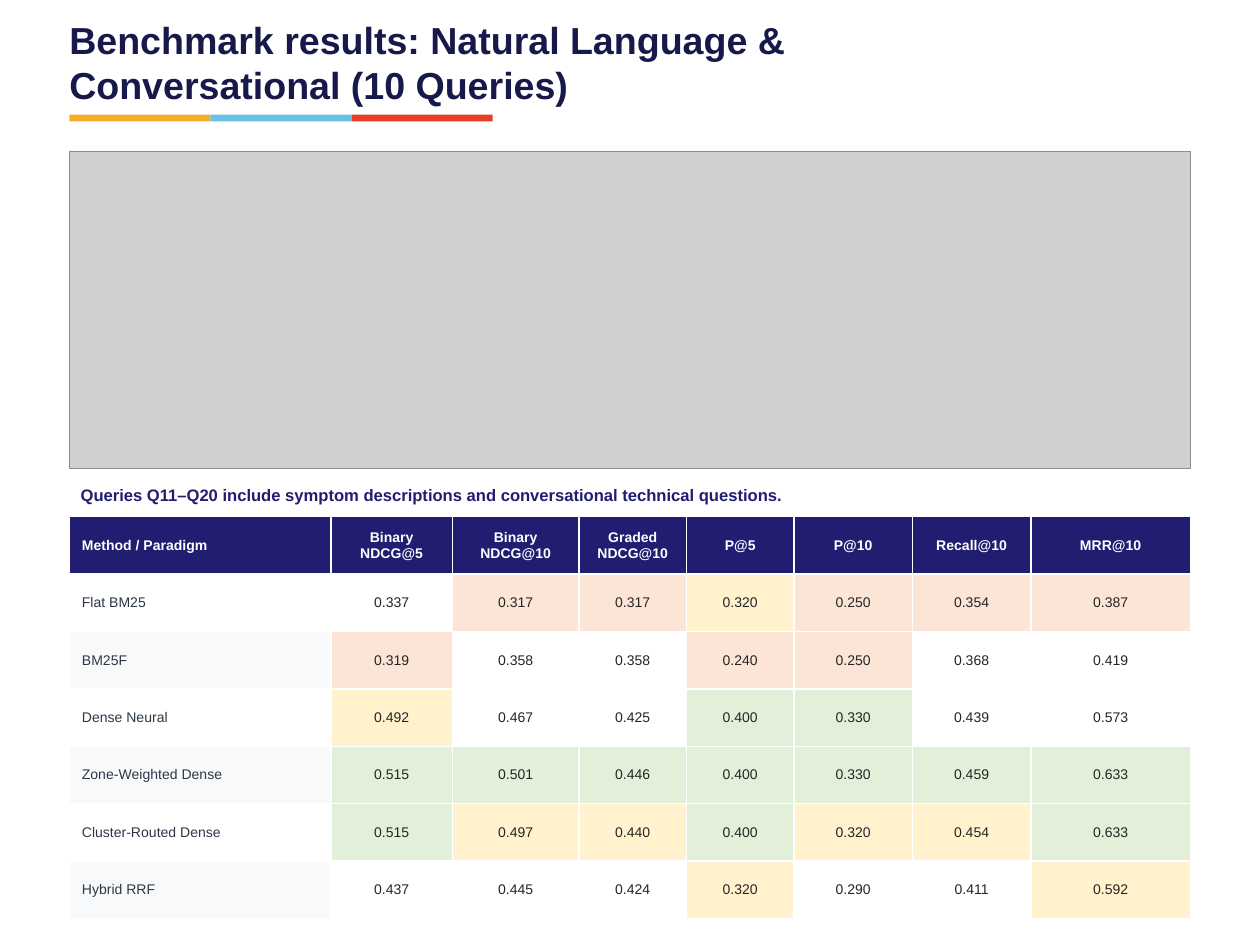
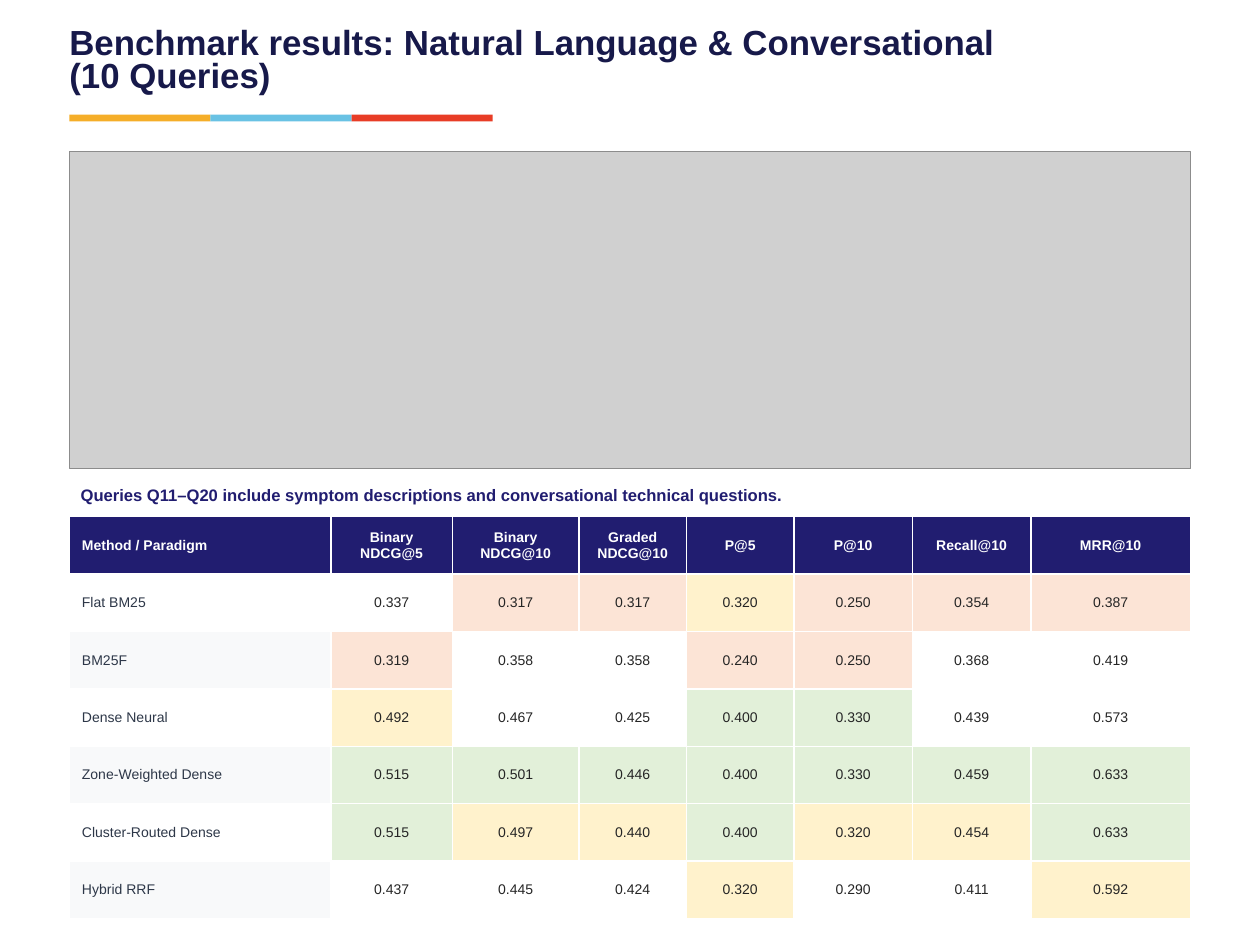
Before and after one commit to vishrutbhushan/ir-benchmark, a slide deck: slide 13 of presentation/Group7_BM25 vs Neural Retrieval on Technical Documents.pptx (slide 14 before the commit). Drawn at 1260x945 pixels with LibreOffice and Linux fonts; fonts in the diff are those of the drawing; grey boxes stand for pictures. Boxes give left, top, right and bottom in pixels: in the first picture for what was removed or moved away, otherwise in the second. Text is boxed around its words. In the diff, an @@ line names an element or a change of style, - is before the commit and + after.

```diff
--- a/presentation/Group7_BM25 vs Neural Retrieval on Technical Documents.pptx
+++ b/presentation/Group7_BM25 vs Neural Retrieval on Technical Documents.pptx
@@ text "Benchmark results: Natural Language & ..." at [69,29,993,95]: size 21.5 to 19.9 pt; line spacing 1 to 0.8 @@
```
Also in this commit, not shown: 3 other slides changed, 1 other file.
